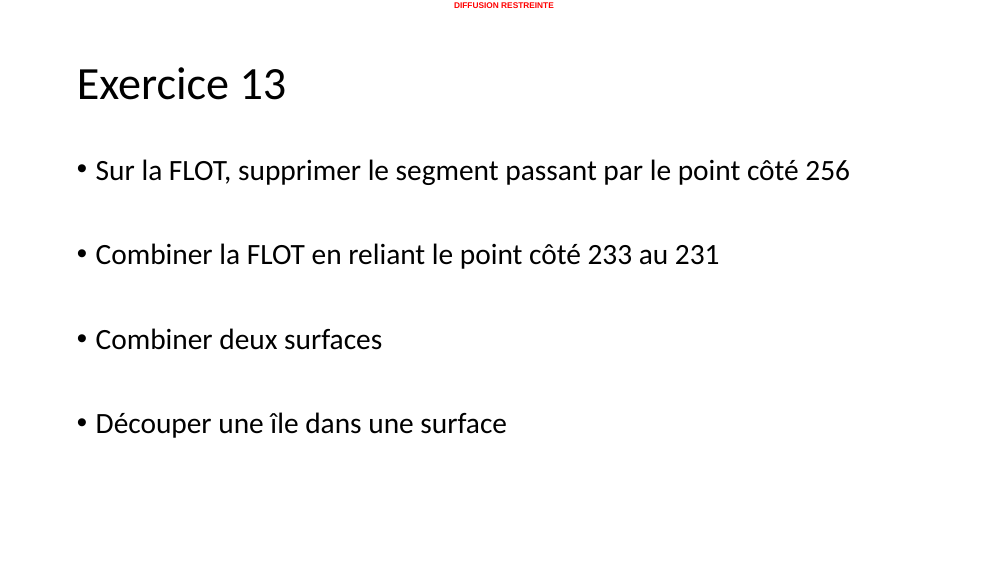
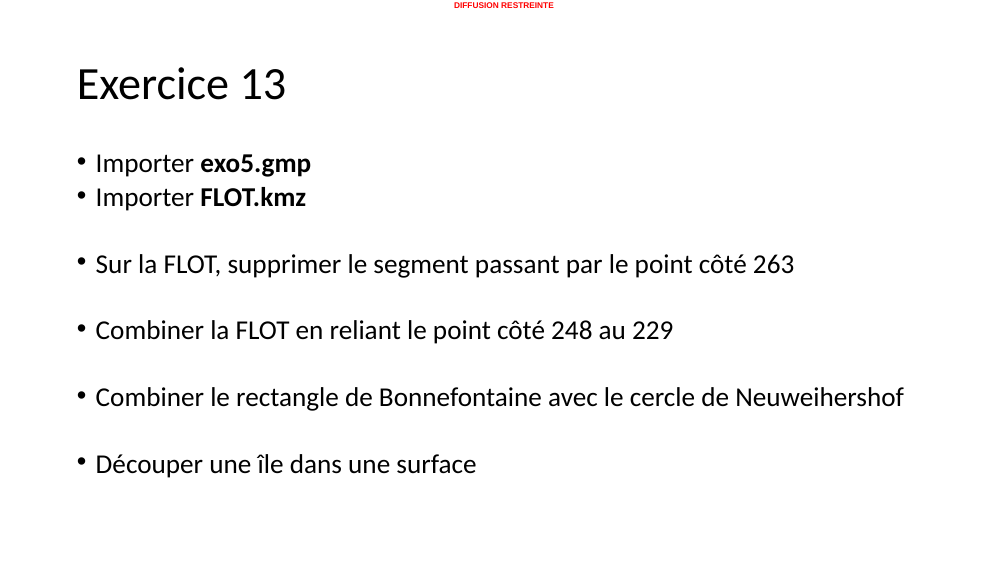
Before and after one commit to 20100dbg/OutilsGeo, a slide deck: slide 25 of cours/GM - Travaux pratiques - drill.pptx. Drawn at 1008x567 pixels with LibreOffice and Linux fonts; fonts in the diff are those of the drawing; background and template pictures are left out. Boxes give left, top, right and bottom in pixels: in the first picture for what was removed or moved away, otherwise in the second. Text is boxed around its words. In the diff, an @@ line names an element or a change of style, - is before the commit and + after.

```diff
--- a/cours/GM - Travaux pratiques - drill.pptx
+++ b/cours/GM - Travaux pratiques - drill.pptx
@@ text at [96, 154, 904, 411]: text changed; size 28 to 25.9 pt @@
-• Sur la FLOT, supprimer le segment passant par le point côté 256
-• Combiner la FLOT en reliant le point côté 233 au 231
-• Combiner deux surfaces
+• Importer exo5.gmp
+• Importer FLOT.kmz
+• Sur la FLOT, supprimer le segment passant par le point côté 263
+• Combiner la FLOT en reliant le point côté 248 au 229
+• Combiner le rectangle de Bonnefontaine avec le cercle de Neuweihershof
@@ text at [96, 454, 476, 478]: size 28 to 25.9 pt in "Découper une île dans une surface"; line spacing 0.9 to 0.7 @@
```
Also in this commit, not shown: 21 other slides changed, 3 slides added, 1 slide removed, 27 other files.
